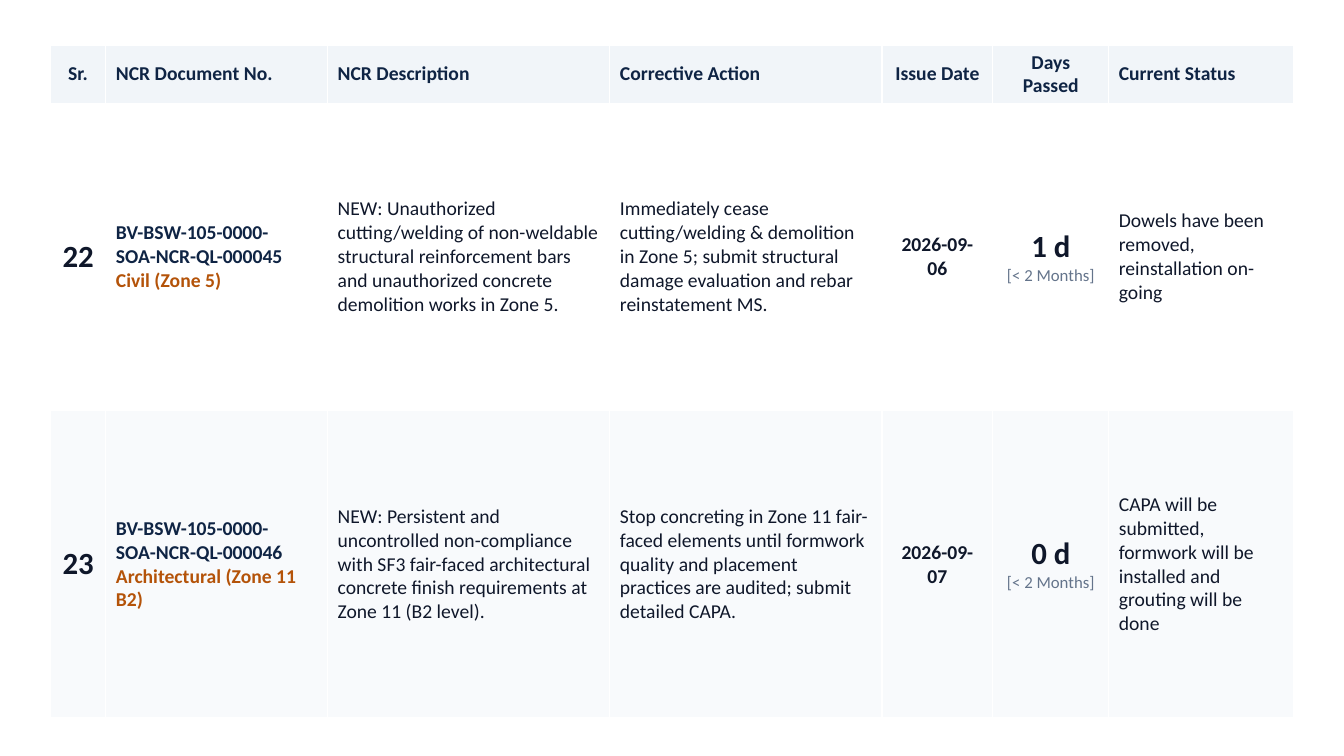
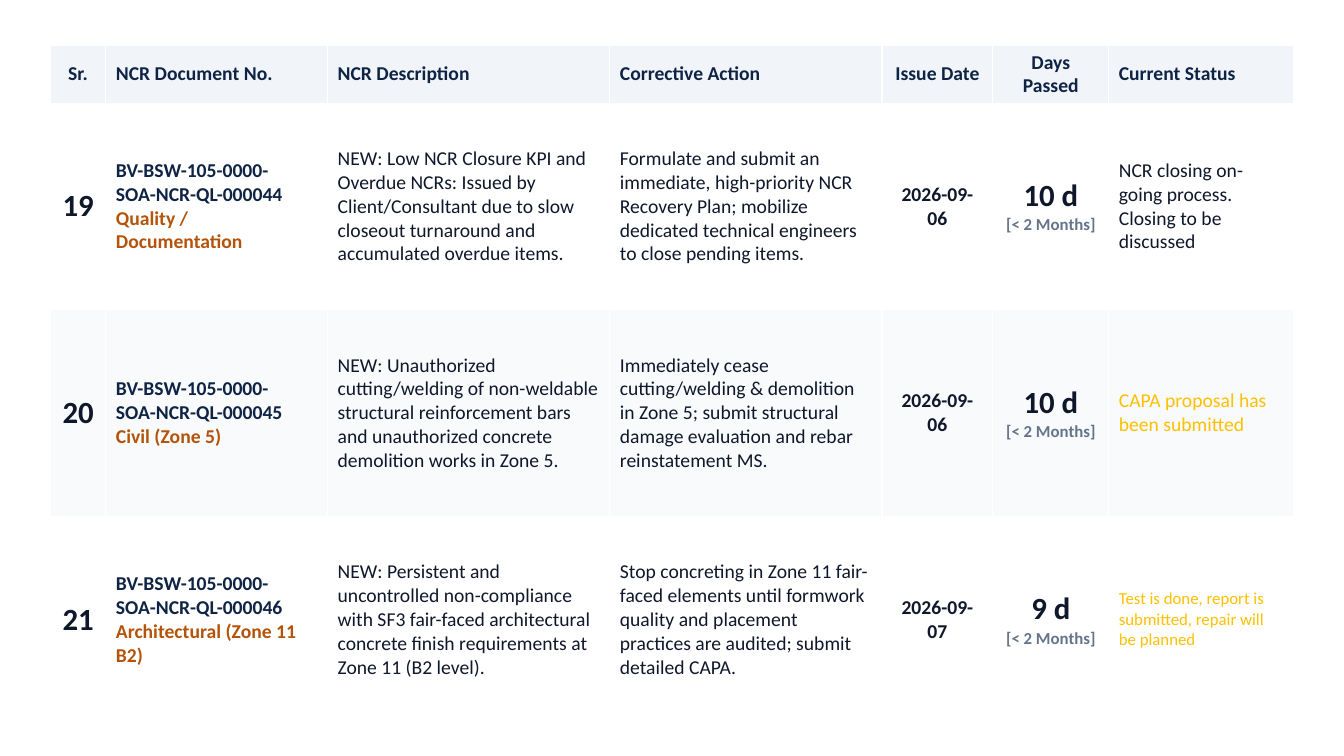
Before and after one commit to ECM895/QC-Dashboard, a slide deck: slide 7 of auto_logs/Open NCRs (updated).pptx (slide 8 before the commit). Drawn at 1344x756 pixels with LibreOffice and Linux fonts; fonts in the diff are those of the drawing. Boxes give left, top, right and bottom in pixels: in the first picture for what was removed or moved away, otherwise in the second. Text is boxed around its words. In the diff, an @@ line names an element or a change of style, - is before the commit and + after.

```diff
--- a/auto_logs/Open NCRs (updated).pptx
+++ b/auto_logs/Open NCRs (updated).pptx
@@ table at bbox=[50, 45, 1294, 723] @@
-row 2: 22 | BV-BSW-105-0000- SOA-NCR-QL-000045 / Civil (Zone 5) | NEW: Unauthorized cutting/welding of non-weldable structural reinforcement bars and unauthorized concrete demolition works in Zone 5. | Immediately cease cutting/welding & demolition in Zone 5; submit structural damage evaluation and rebar reinstatement MS. | 2026-09-06 | 1 d / [< 2 Months] | Dowels have been removed, reinstallation on-going
-row 3: 23 | BV-BSW-105-0000- SOA-NCR-QL-000046 / Architectural (Zone 11 B2) | NEW: Persistent and uncontrolled non-compliance with SF3 fair-faced architectural concrete finish requirements at Zone 11 (B2 level). | Stop concreting in Zone 11 fair-faced elements until formwork quality and placement practices are audited; submit detailed CAPA. | 2026-09-07 | 0 d / [< 2 Months] | CAPA will be submitted, formwork will be installed and grouting will be done
+row 2: 19 | BV-BSW-105-0000- SOA-NCR-QL-000044 / Quality / Documentation | NEW: Low NCR Closure KPI and Overdue NCRs: Issued by Client/Consultant due to slow closeout turnaround and accumulated overdue items. | Formulate and submit an immediate, high-priority NCR Recovery Plan; mobilize dedicated technical engineers to close pending items. | 2026-09-06 | 10 d / [< 2 Months] | NCR closing on-going process. Closing to be discussed
+row 3: 20 | BV-BSW-105-0000- SOA-NCR-QL-000045 / Civil (Zone 5) | NEW: Unauthorized cutting/welding of non-weldable structural reinforcement bars and unauthorized concrete demolition works in Zone 5. | Immediately cease cutting/welding & demolition in Zone 5; submit structural damage evaluation and rebar reinstatement MS. | 2026-09-06 | 10 d / [< 2 Months] | CAPA proposal has been submitted
+row 4: 21 | BV-BSW-105-0000- SOA-NCR-QL-000046 / Architectural (Zone 11 B2) | NEW: Persistent and uncontrolled non-compliance with SF3 fair-faced architectural concrete finish requirements at Zone 11 (B2 level). | Stop concreting in Zone 11 fair-faced elements until formwork quality and placement practices are audited; submit detailed CAPA. | 2026-09-07 | 9 d / [< 2 Months] | Test is done, report is submitted, repair will be planned
```
Also in this commit, not shown: 6 other slides changed, 1 slide added, 1 slide removed, 3 other files.
